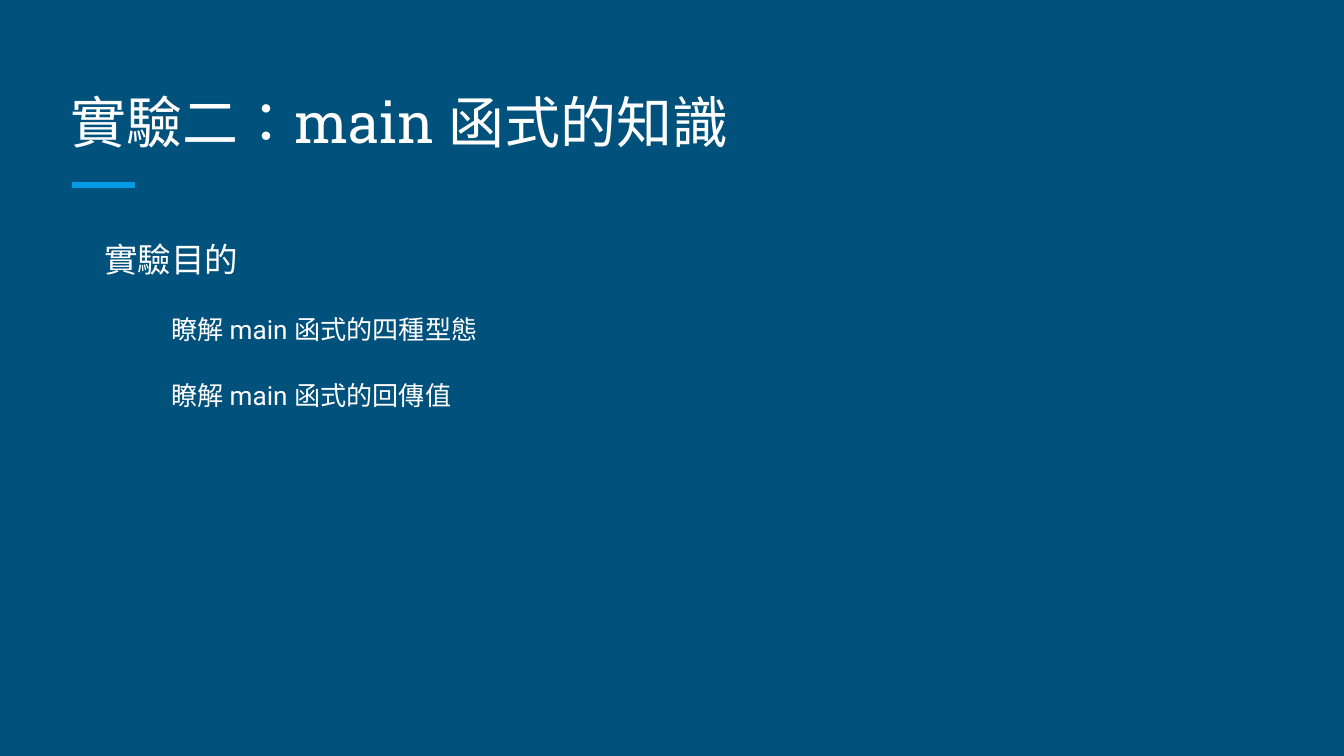
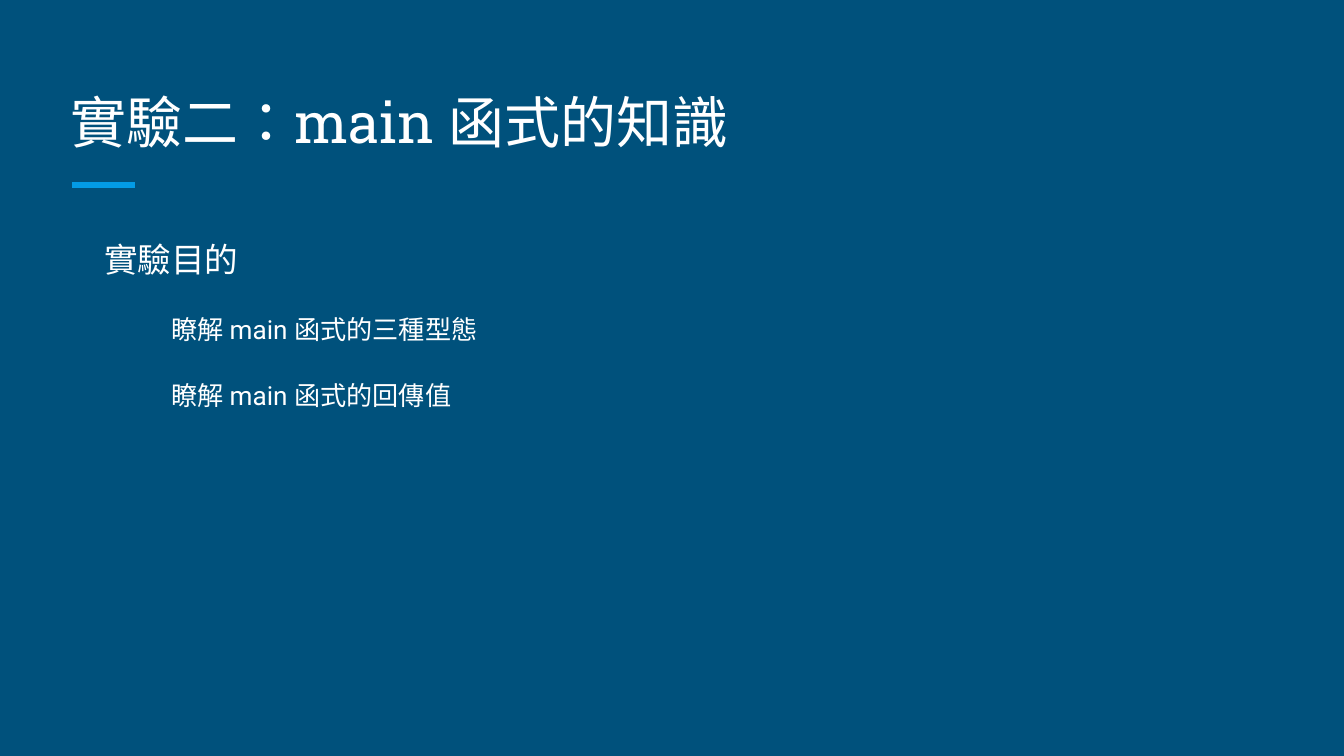
Before and after one commit to commProgramTAs/class, a slide deck: slide 4 of lab6/Lab 06 - 函式與遞迴.pptx (slide 3 before the commit). Drawn at 1344x756 pixels with LibreOffice and Linux fonts; fonts in the diff are those of the drawing. Boxes give left, top, right and bottom in pixels: in the first picture for what was removed or moved away, otherwise in the second. Text is boxed around its words. In the diff, an @@ line names an element or a change of style, - is before the commit and + after.

```diff
--- a/lab6/Lab 06 - 函式與遞迴.pptx
+++ b/lab6/Lab 06 - 函式與遞迴.pptx
@@ text at [171,317,477,341]: text changed @@
-  瞭解 main 函式的四種型態
+  瞭解 main 函式的三種型態
```
Also in this commit, not shown: 4 other slides changed, 2 slides added, 11 other files.
